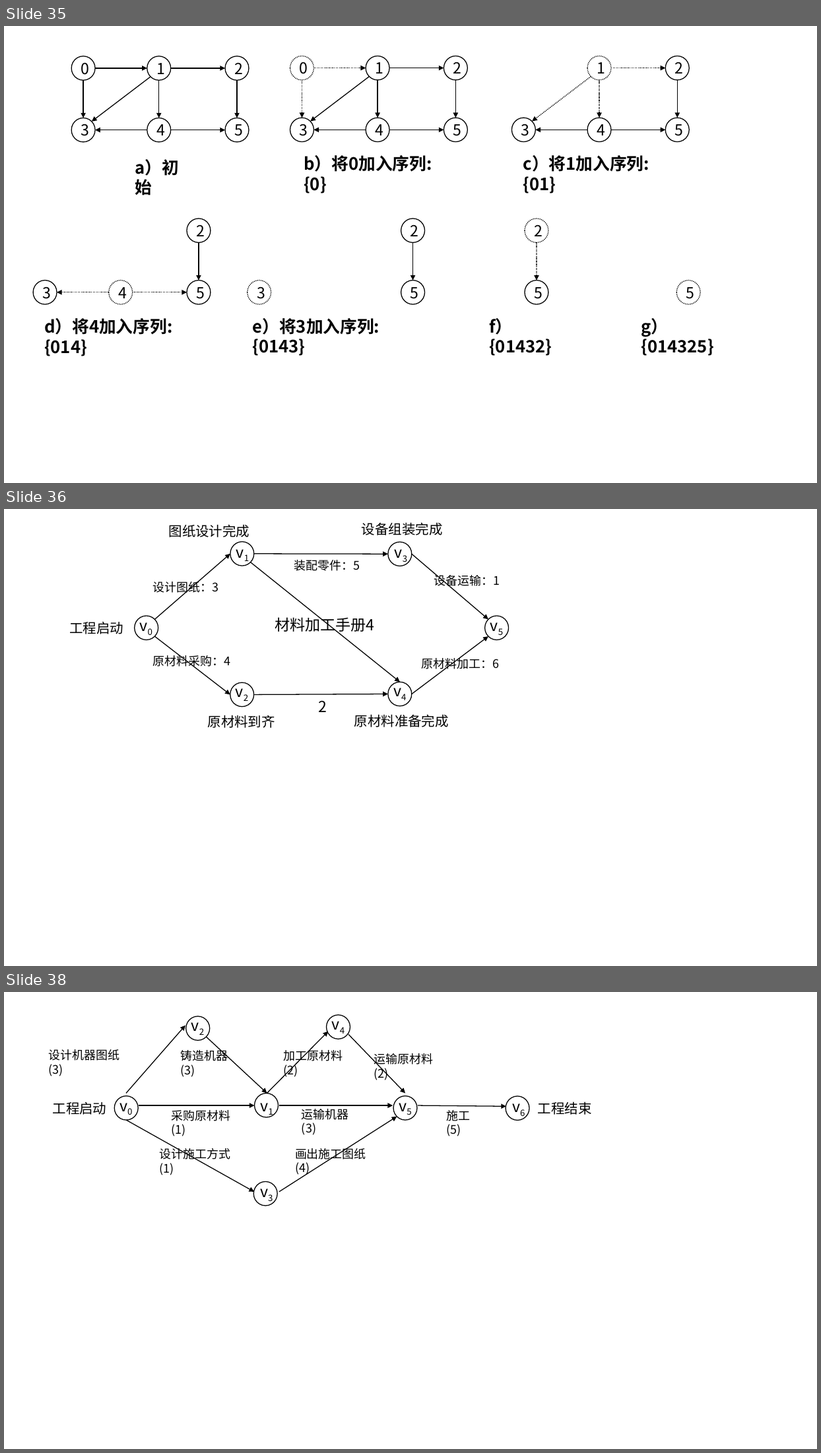
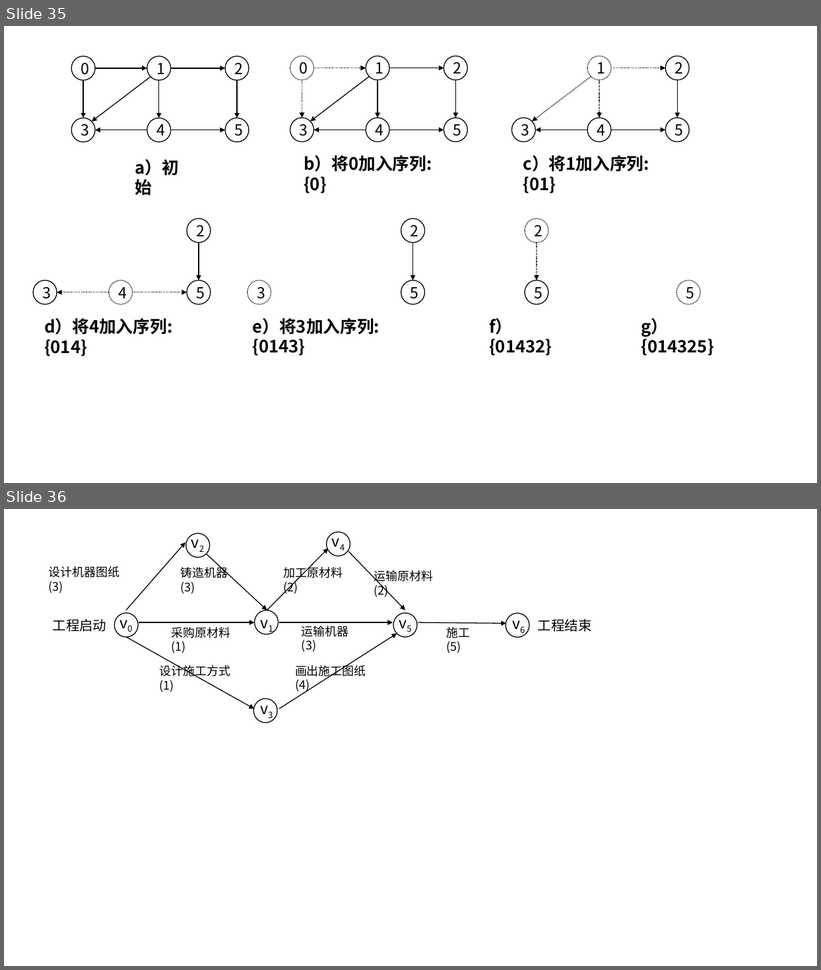
Before and after one commit to CoreLoop163/CoreLoopBooks, a slide deck: data_structure/assets/pics_and_ppts/ch5/画图用、.pptx. Shown one above the other, each under a label of ours: slides 35, 36 and 38 before the commit, slides 35 and 36 after it; the slides between them are not shown. The pictures are 821x1453 and 821x970 pixels, drawn with LibreOffice and Linux fonts; fonts in the diff are those of the drawing. Boxes give left, top, right and bottom in pixels: in the first picture for what was removed or moved away, otherwise in the second. Text is boxed around its words. In the diff, an @@ line names an element or a change of style, - is before the commit and + after.

```diff
--- a/data_structure/assets/pics_and_ppts/ch5/画图用、.pptx
+++ b/data_structure/assets/pics_and_ppts/ch5/画图用、.pptx
@@ slide 36 removed at bbox=[4, 509, 817, 966], background #FFFFFF @@
@@ text removed at bbox=[169, 524, 250, 537] @@
-图纸设计完成
@@ text removed at bbox=[362, 522, 443, 535] @@
-设备组装完成
@@ ellipse removed at bbox=[230, 542, 254, 566] @@
@@ text removed at bbox=[230, 539, 255, 564] @@
-v1
@@ ellipse removed at bbox=[388, 542, 412, 566] @@
@@ text removed at bbox=[389, 540, 414, 564] @@
-v3
@@ arrow removed from (154, 619) to (230, 553) @@
@@ arrow removed from (250, 562) to (400, 682) @@
@@ arrow removed from (254, 553) to (388, 554) @@
@@ text removed at bbox=[294, 560, 360, 571] @@
-装配零件：5
@@ arrow removed from (412, 554) to (488, 619) @@
@@ text removed at bbox=[152, 579, 218, 595] @@
-设计图纸：3
@@ text removed at bbox=[434, 573, 500, 589] @@
-设备运输：1
@@ text removed at bbox=[69, 622, 123, 634] @@
-工程启动
@@ text removed at bbox=[134, 613, 159, 638] @@
-v0
@@ ellipse removed at bbox=[135, 616, 158, 640] @@
@@ text removed at bbox=[275, 615, 374, 634] @@
-材料加工手册4
@@ text removed at bbox=[484, 613, 510, 638] @@
-v5
@@ ellipse removed at bbox=[485, 616, 509, 640] @@
@@ arrow removed from (154, 636) to (230, 695) @@
@@ arrow removed from (412, 694) to (488, 636) @@
@@ text removed at bbox=[152, 653, 230, 669] @@
-原材料采购：4
@@ text removed at bbox=[421, 656, 499, 671] @@
-原材料加工：6
@@ text removed at bbox=[230, 680, 255, 704] @@
-v2
@@ ellipse removed at bbox=[230, 683, 254, 707] @@
@@ text removed at bbox=[387, 679, 413, 704] @@
-v4
@@ ellipse removed at bbox=[388, 682, 412, 706] @@
@@ arrow removed from (254, 695) to (388, 694) @@
@@ text removed at bbox=[319, 700, 327, 712] @@
-2
@@ text removed at bbox=[208, 715, 275, 728] @@
-原材料到齐
@@ text removed at bbox=[354, 714, 449, 727] @@
-原材料准备完成
@@ what was slide 38 is now slide 36 @@
```
Also in this commit, not shown: 19 slides added, 1 other slide removed, 51 other files.
